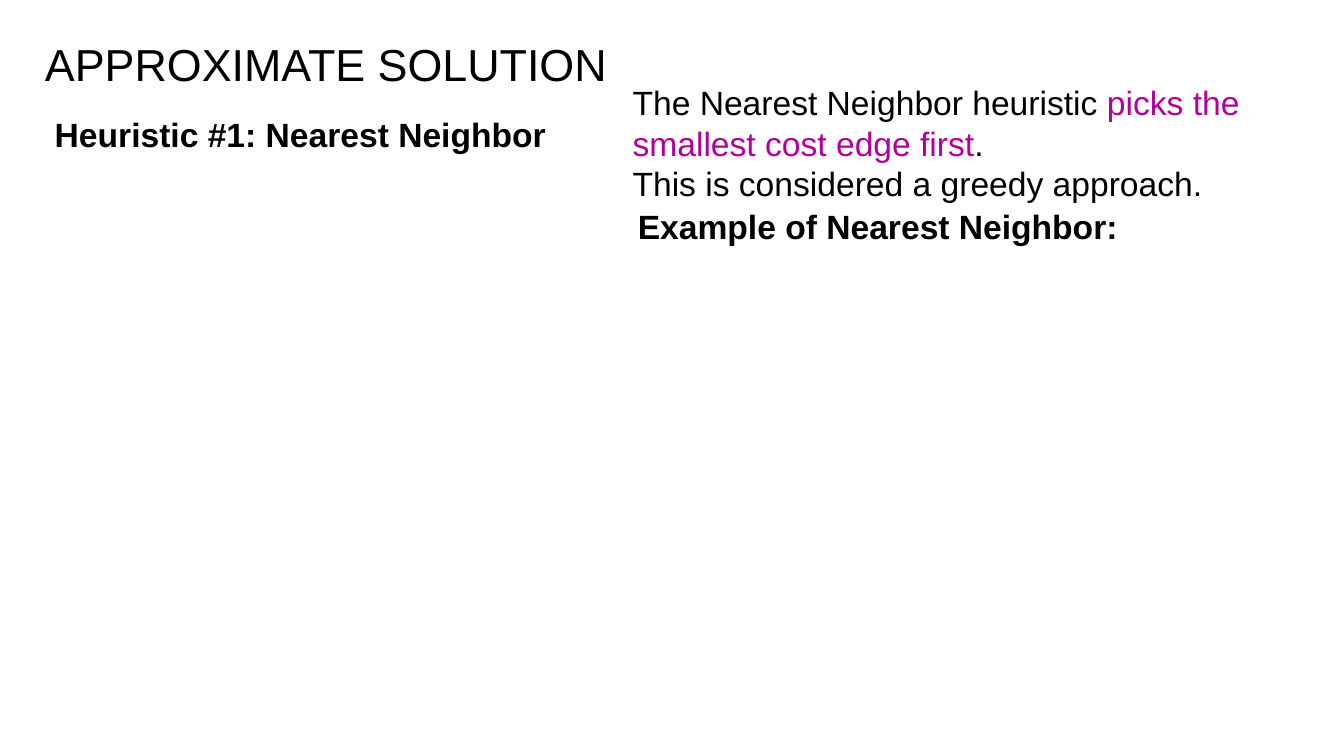
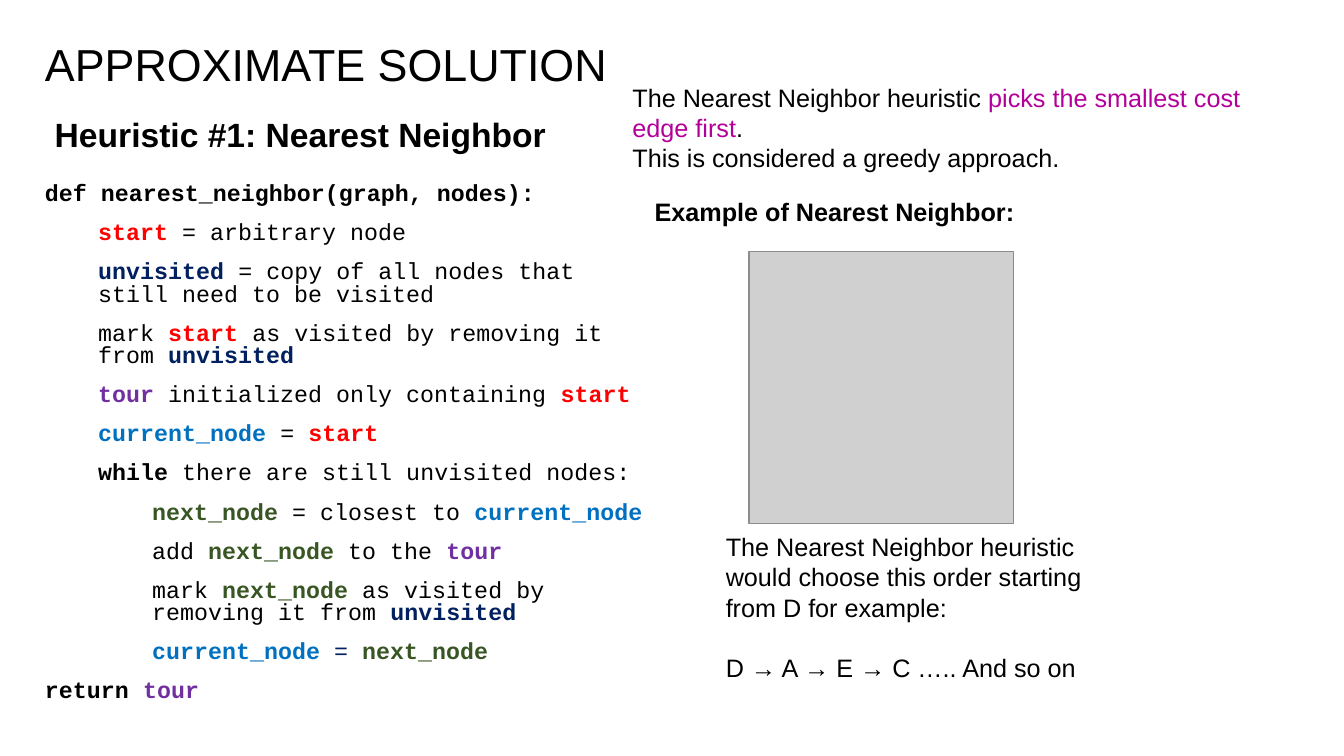
Before and after one commit to PictureOfGray/CS412-Team-NAME, a slide deck: slide 11 of presentations/problem_presentation.pptx. Drawn at 1344x756 pixels with LibreOffice and Linux fonts; fonts in the diff are those of the drawing; grey boxes stand for pictures; background and template pictures are left out. Boxes give left, top, right and bottom in pixels: in the first picture for what was removed or moved away, otherwise in the second. Text is boxed around its words. In the diff, an @@ line names an element or a change of style, - is before the commit and + after.

Commit message:
finished approx part of presentation

```diff
--- a/presentations/problem_presentation.pptx
+++ b/presentations/problem_presentation.pptx
@@ text "The Nearest Neighbor heuristic picks ..." at bbox=[632, 88, 1240, 173]: size 24 to 18 pt @@
@@ text added at bbox=[45, 184, 642, 699], 16.6 pt, text #000000 @@
+def nearest_neighbor(graph, nodes):
+  start = arbitrary node
+  unvisited = copy of all nodes that still need to be visited
+  mark start as visited by removing it from unvisited
+  tour initialized only containing start
+  current_node = start
+  while there are still unvisited nodes:
+    next_node = closest to current_node
+    add next_node to the tour
+    mark next_node as visited by removing it from unvisited
+    current_node = next_node
+return tour
@@ text "Example of Nearest Neighbor:" at bbox=[655, 202, 1014, 227]: size 24 to 18 pt @@
@@ text "Example of Nearest Neighbor:": place and size @@
-text "Example of Nearest Neighbor:" at bbox=[638, 214, 1118, 246]
+text "Example of Nearest Neighbor:" at bbox=[655, 202, 1014, 227]
@@ picture added at bbox=[749, 251, 1013, 523] @@
@@ text added at bbox=[726, 537, 1082, 678], 18 pt, text #000000 @@
+The Nearest Neighbor heuristic would choose this order starting from D for example:
+D → A → E → C ….. And so on
```
Also in this commit, not shown: 7 other slides changed, 1 slide added, 1 slide removed.
